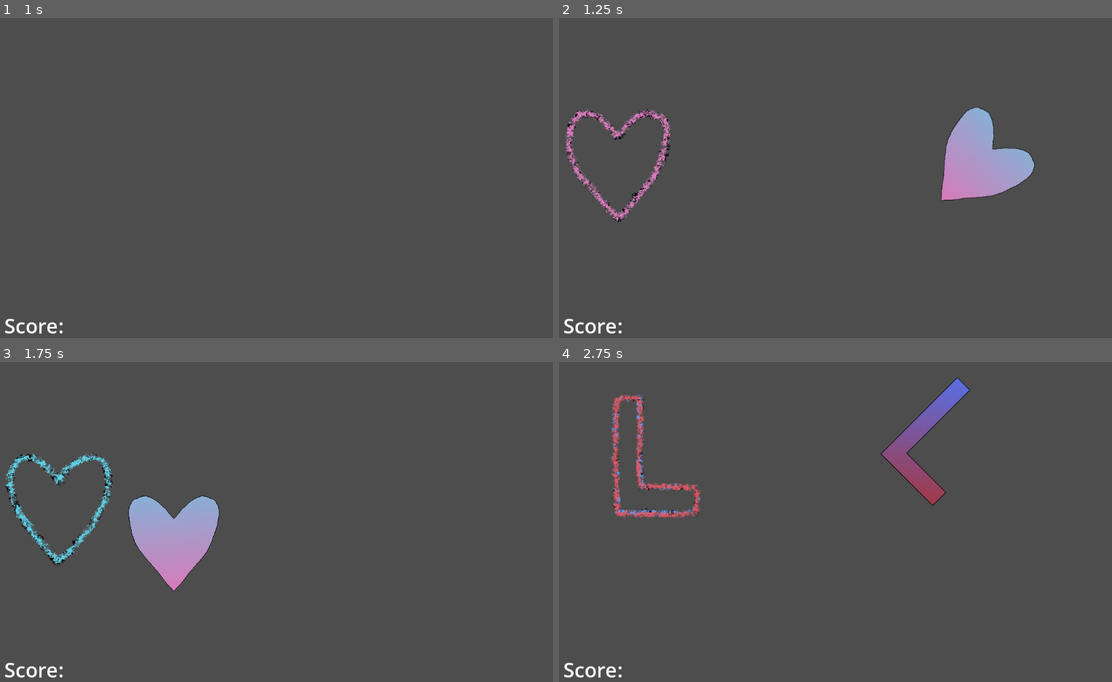
Above: before the commit, frames 1-4 (two rows, left to right).
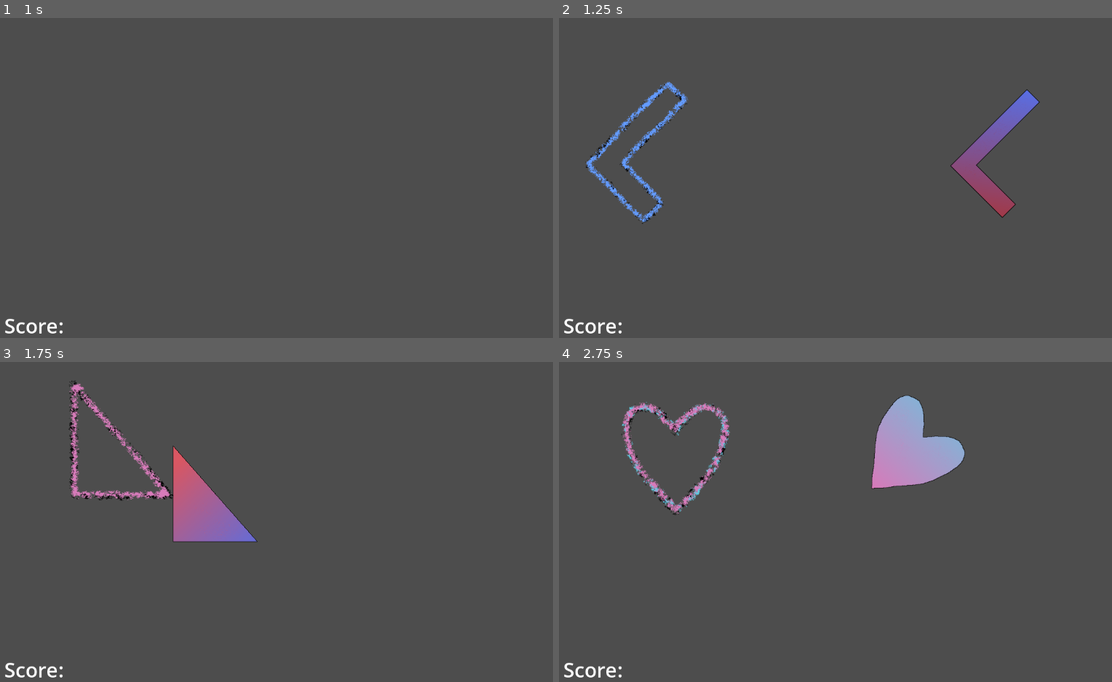
Above: after the commit, the same moments.

Repository: SucellosMusic/first-rhythm-game
Game: Godot game, scene res://Scenes/play_area.tscn
The game is run twice, just before and just after one commit, with the same random seed, the same clock (stepped at 60 frames per second) and the same inputs. This scene is started directly instead of the project's main scene.
Inputs (mouse positions are in pixels of both pictures, inside the frame that each line leads up to):
- Up to frame 1 (1 s): tap Enter at 0.5 s; move the mouse to (420, 165) at 0.52 s; hold Right (ui_right) from 0.53 s (still down)
- Up to frame 2 (1.25 s): keep holding Right (ui_right)
- Up to frame 3 (1.75 s): move the mouse to (171, 541) at 1.27 s; release Right (ui_right) at 1.28 s; hold Left (ui_left) from 1.28 s (still down)
- Up to frame 4 (2.75 s): move the mouse to (907, 454) at 2.02 s; release Left (ui_left) at 2.03 s; hold Right (ui_right) from 2.03 s (still down)

Frame 1 is identical in both runs. In frame 2, 6.1% of the frame differs, in the area x 0-87%, y 19-65%; in frame 3, 6.7%, in the area x 0-47%, y 5-72%; in frame 4, 6.3%.

Commit message:
selection and rotation
fixed bpm to calculate properly, added rotation and selection arrays to simplify constructing levels

Diff:
--- a/Scenes/play_area.tscn
+++ b/Scenes/play_area.tscn
@@ -31,7 +31,9 @@
 
 [node name="Play Area" type="Node2D"]
 script = ExtResource("1_h34r3")
-bpm = 120
+bpm = 120.0
+receiverPattern = Array[int]([0, 2, 4, 6, 1, 3, 6])
+receiverOrientation = Array[int]([0, 45, 0, -45, 0, 45, 0])
 
 [node name="Beats" type="Timer" parent="."]
 one_shot = true
@@ -39,13 +41,13 @@
 [node name="PlayerShapes" type="Node2D" parent="."]
 
 [node name="Player Equal Triangle" parent="PlayerShapes" instance=ExtResource("3_d4epq")]
-position = Vector2(-319, 35)
+position = Vector2(-384, 151)
 
 [node name="Player Heart" parent="PlayerShapes" instance=ExtResource("4_wynvf")]
 position = Vector2(369, -176)
 
 [node name="Player L" parent="PlayerShapes" instance=ExtResource("5_m5642")]
-position = Vector2(-326, 267)
+position = Vector2(-149, 260)
 
 [node name="Player Pentagon" parent="PlayerShapes" instance=ExtResource("6_jwqrm")]
 position = Vector2(115, -206)
@@ -62,7 +64,7 @@
 [node name="Receivers" type="Node2D" parent="."]
 
 [node name="Triangle Receiver" parent="Receivers" instance=ExtResource("2_05tja")]
-position = Vector2(951, -139)
+position = Vector2(951, -189)
 
 [node name="Heart Receiver" parent="Receivers" instance=ExtResource("10_mc178")]
 position = Vector2(2920, -201)
--- a/Scripts/play_area.gd
+++ b/Scripts/play_area.gd
@@ -15,8 +15,8 @@
 
 #time
 @onready var syncToStart : float = AudioServer.get_time_to_next_mix()
-@export var bpm : int;
-@onready var beats : float = (60/bpm)
+@export var bpm : float;
+@onready var beats : float = (1/bpm)*60
 @onready var beatTimer : Timer = $Beats
 var beatCount : int = 0
 
@@ -24,8 +24,12 @@
 @onready var shapeSTORAGE = Vector2(-500, 400)
 @onready var receiverSTORAGE = Vector2(-500, 150)
 var recAnimate : Array[AnimatedSprite2D] = []
+@export_range(0, 6) var receiverPattern : Array[int];
+@export_range(-90, 180, 45) var receiverOrientation : Array[int]
 var selection : int = 0
+var currSelection : int = 0
 var prevSelection : int = 0
+var currRotation : int = 0
 
 #scoring
 @onready var scoreDisplay : Label = $"Score Int"
@@ -87,13 +91,21 @@
 			return 1
 	return 0
 
+func _unhandled_input(event: InputEvent) -> void:
+	if event is InputEventKey:
+		if event.pressed and event.keycode == KEY_A:
+			get_score()
+			scoreDisplay.text = str(totalScore)
+
 
 func next_shape() -> void:
-	prevSelection = selection
+	prevSelection = currSelection
 	if selection == 6:
 		selection = 0
 	else:
 		selection += 1
+	currSelection = receiverPattern[selection]
+	currRotation = receiverOrientation[selection]
 
 
 func _on_in_timer_timeout() -> void:
@@ -108,32 +120,29 @@
 		beatCount += 1
 
 
-func _unhandled_input(event: InputEvent) -> void:
-	if event is InputEventKey:
-		if event.pressed and event.keycode == KEY_A:
-			get_score()
-			scoreDisplay.text = str(totalScore)
-
-
 func _process(_float) -> void:
 	match beatCount:
 		1:
 			receivers[prevSelection].position = receiverSTORAGE
 			shapes[prevSelection].position = shapeSTORAGE
-			receivers[selection].position = receiverPos.global_position
-			shapes[selection].position = get_local_mouse_position()
+			receivers[currSelection].position = receiverPos.global_position
+			receivers[currSelection].rotation_degrees = currRotation
+			shapes[currSelection].position = get_local_mouse_position()
 		2:
 			shapes[prevSelection].position = shapeSTORAGE
 			receivers[prevSelection].position = receiverSTORAGE
-			receivers[selection].position = receiverPos.global_position
-			shapes[selection].position = get_local_mouse_position()
+			receivers[currSelection].position = receiverPos.global_position
+			receivers[currSelection].rotation_degrees = currRotation
+			shapes[currSelection].position = get_local_mouse_position()
 		3:
 			shapes[prevSelection].position = shapeSTORAGE
 			receivers[prevSelection].position = receiverSTORAGE
-			receivers[selection].position = receiverPos.global_position
-			shapes[selection].position = get_local_mouse_position()
+			receivers[currSelection].position = receiverPos.global_position
+			receivers[currSelection].rotation_degrees = currRotation
+			shapes[currSelection].position = get_local_mouse_position()
 		4:
 			shapes[prevSelection].position = shapeSTORAGE
 			receivers[prevSelection].position = receiverSTORAGE
-			receivers[selection].position = receiverPos.global_position
-			shapes[selection].position = get_local_mouse_position()
+			receivers[currSelection].position = receiverPos.global_position
+			receivers[currSelection].rotation_degrees = currRotation
+			shapes[currSelection].position = get_local_mouse_position()
